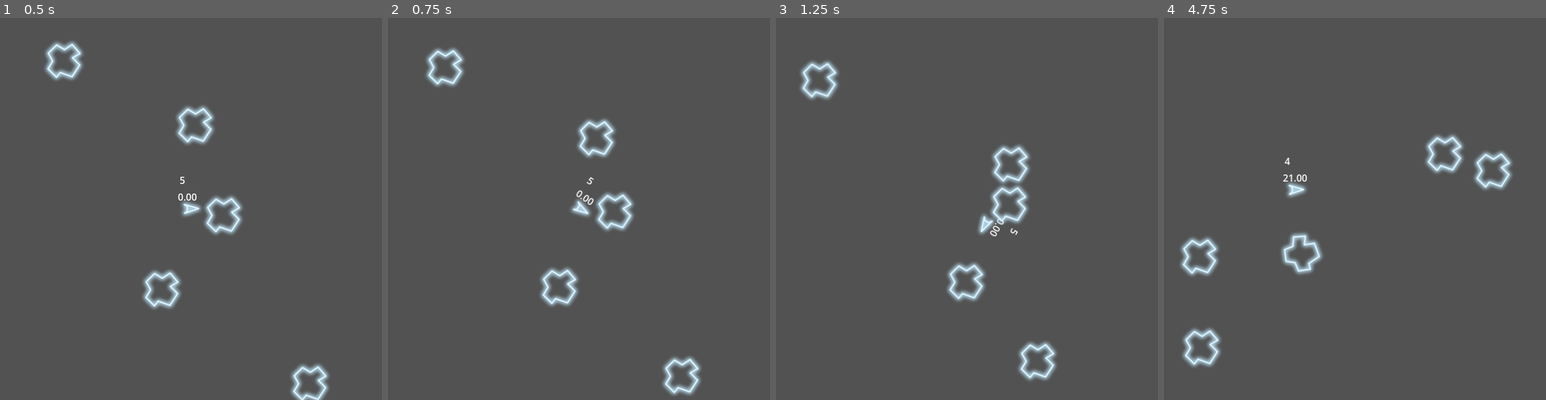
Above: before the commit, frames 1-4 (left to right).
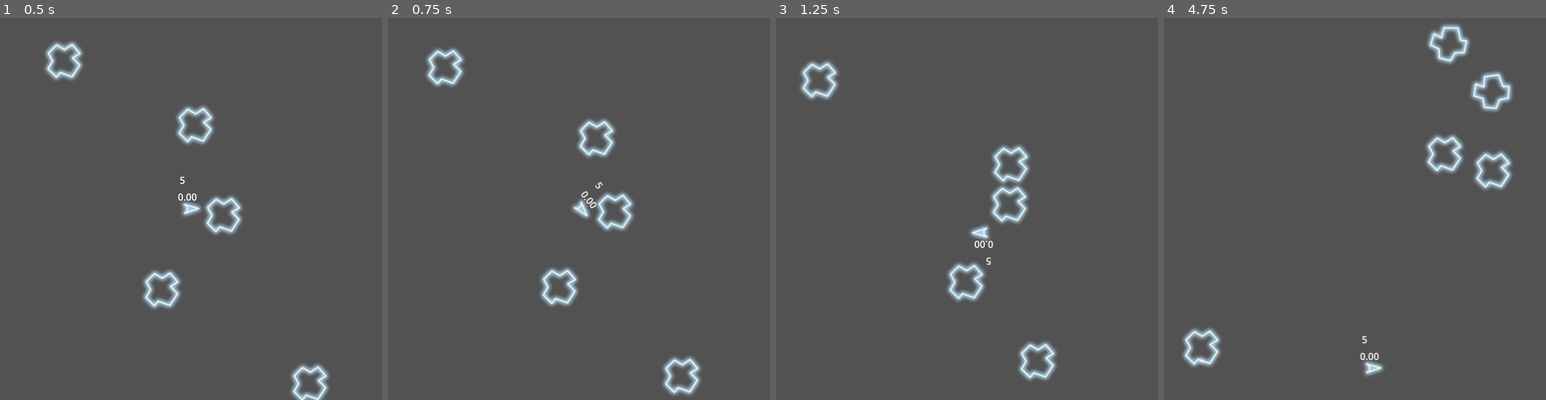
Above: after the commit, the same moments.

Repository: davidward462/asteroids
Game: Godot game, scene res://scenes/main.tscn
Two runs of this game, one before a commit and one after it. Both use one fixed random seed, a clock stepped at 60 frames per second and the inputs below.
Inputs:
- Up to frame 1 (0.5 s): no input
- Up to frame 2 (0.75 s): hold W (accelerate) from 0.53 s (still down); hold D (rotate_clockwise) from 0.53 s (still down)
- Up to frame 3 (1.25 s): keep holding W (accelerate); keep holding D (rotate_clockwise)
- Up to frame 4 (4.75 s): release W (accelerate) at 1.28 s; release D (rotate_clockwise) at 1.28 s; tap A (rotate_counterclockwise) at 1.35 s; hold W (accelerate) 2.03-3.53 s; tap Space (shoot) at 2.1, 4.35 s; tap D (rotate_clockwise) at 2.85 s; hold A (rotate_counterclockwise) 3.53-4.28 s

Frame 1 is identical in both runs. In frame 2, 0.2% of the frame differs, in the area x 47-57%, y 41-53%; in frame 3, 0.4%; in frame 4, 3.1%, in the area x 4-92%, y 1-94%.

Commit message:
tweak player values

Diff:
--- a/scripts/player.gd
+++ b/scripts/player.gd
@@ -5,7 +5,7 @@
 var max_ammo = 5
 var ammo = max_ammo
 var regen = 0
-var max_regen = 30
+var max_regen = 20
 
 # TODO: remove later
 @onready var velocity_label: Label = $VelocityLabel
@@ -14,13 +14,14 @@
 
 @onready var screen_size = get_viewport_rect().size
 
-var rotation_speed = 3.0
+var rotation_speed = 4.5
 
-var force = 3.0
+var force = 4.0
 var drag_vector = Vector2.ZERO
-var drag_coef = 0.01
+var drag_coef = 0.008
 
-const MAX_SPEED = 5.0
+#const MAX_SPEED = 5.0
+const MAX_SPEED = Vector2(5.0, 5.0)
 
 func _do_rotation(delta: float) -> void:
 	if Input.is_action_pressed("rotate_clockwise"):
